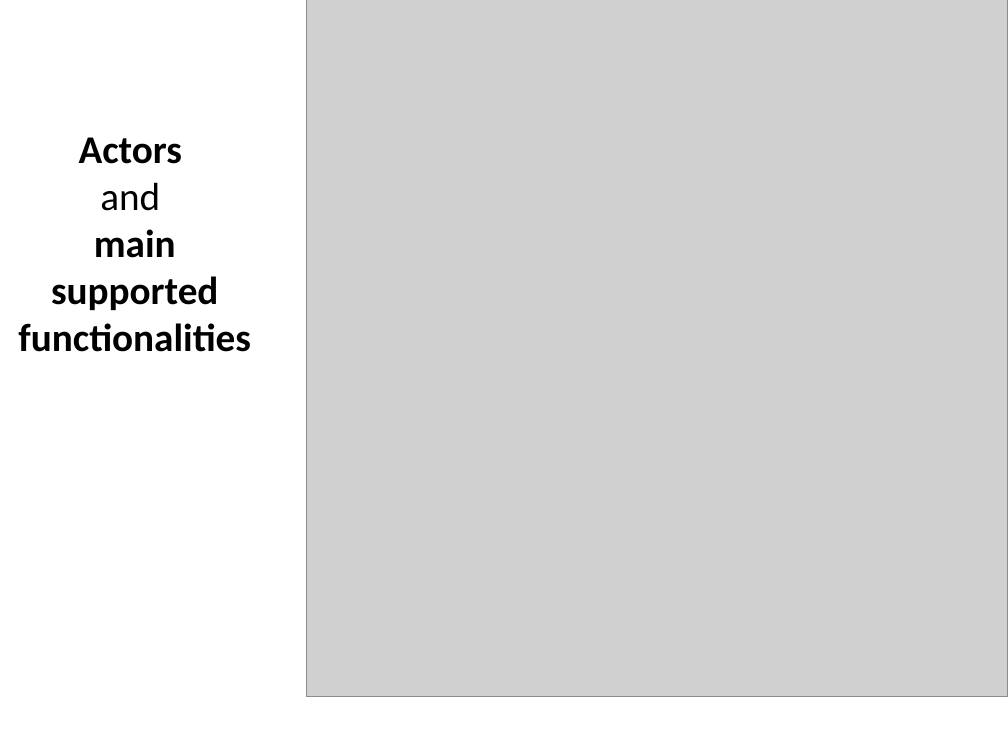
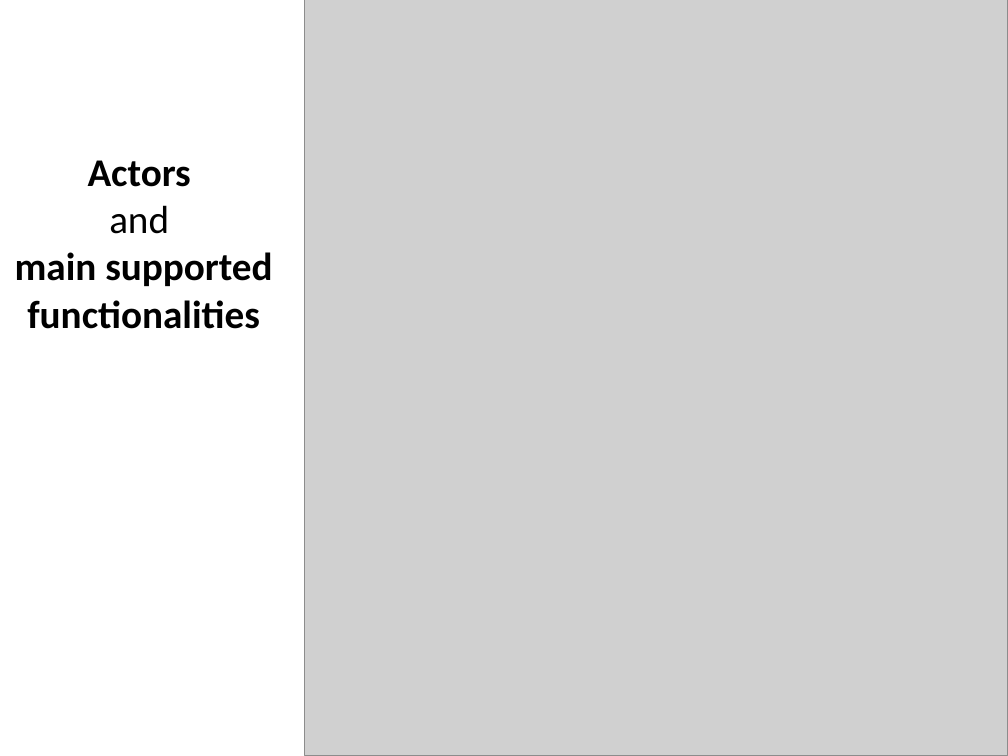
Before and after one commit to JacopoCarlon/LSMSDB_Project, a slide deck: slide 3 of 070_presentation/CarlonRiccardiElOurrak_ProjectDesignPresentation.pptx. Drawn at 1008x756 pixels with LibreOffice and Linux fonts; fonts in the diff are those of the drawing; grey boxes stand for pictures; background and template pictures are left out. Boxes give left, top, right and bottom in pixels: in the first picture for what was removed or moved away, otherwise in the second. Text is boxed around its words. In the diff, an @@ line names an element or a change of style, - is before the commit and + after.

```diff
--- a/070_presentation/CarlonRiccardiElOurrak_ProjectDesignPresentation.pptx
+++ b/070_presentation/CarlonRiccardiElOurrak_ProjectDesignPresentation.pptx
@@ title "Actors and main supported functionalities" rewrapped from (18, 137, 251, 352) to (15, 160, 272, 329) @@
@@ picture: place and size @@
-picture at (306, 0, 1008, 697)
+picture at (305, 0, 1008, 756)
```
Also in this commit, not shown: 2 other slides changed, 8 other files.
